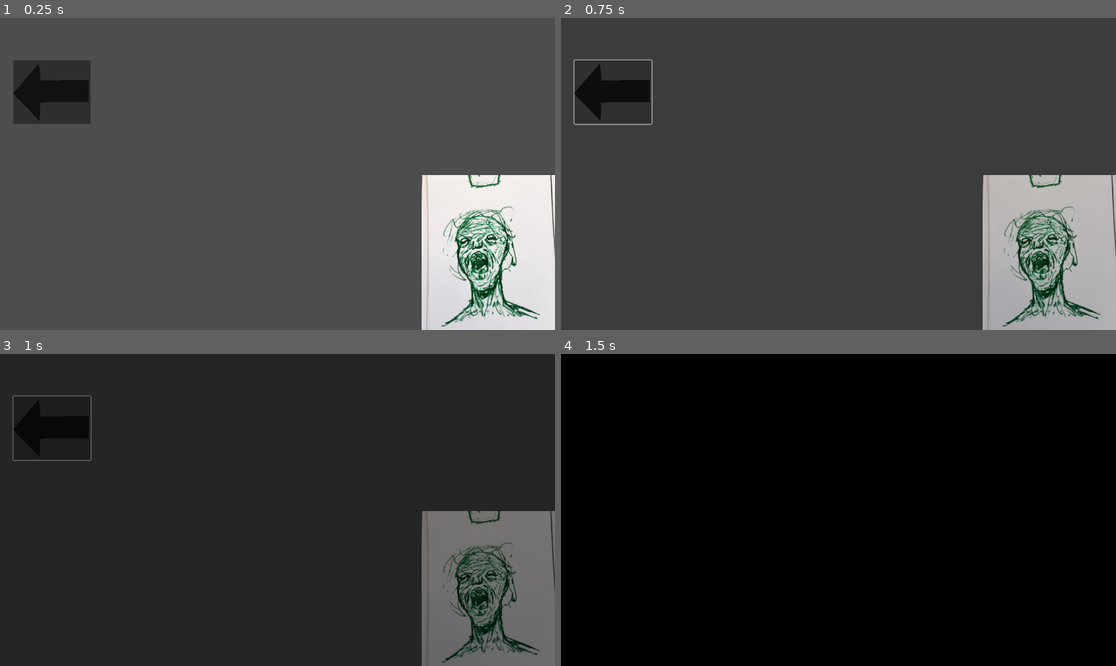
Above: before the commit, frames 1-4 (two rows, left to right).
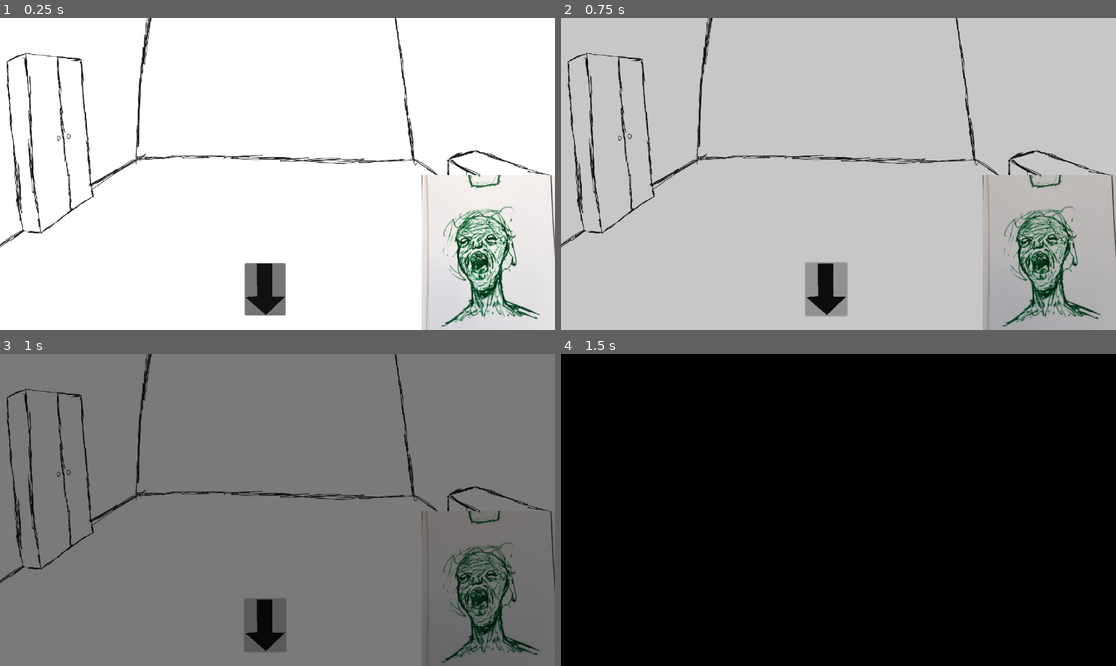
Above: after the commit, the same moments.

Repository: OblivionGoose/ela-project
Game: Godot game, scene res://scenes/Room Scenes/Basement_room.tscn
Two runs of this game, one before a commit and one after it. Both use one fixed random seed, a clock stepped at 60 frames per second and the inputs below. This scene is started directly instead of the project's main scene.
Inputs (mouse positions are in pixels of both pictures, inside the frame that each line leads up to; where the layout moved, square brackets give the same spot in the first picture):
- Up to frame 1 (0.25 s): no input
- Up to frame 2 (0.75 s): click (827, 289) [610, 92] at 0.5 s
- Up to frame 3 (1 s): no input
- Up to frame 4 (1.5 s): tap Enter (ui_accept) at 1.25 s; hold Right (ui_right) from 1.28 s (still down)

The runs differ from the first frame. In frame 1, 88% of the frame differs, in the area x 0-100%, y 0-100%; in frame 2, 87%; in frame 3, 87%; in frame 4, nothing differs.
Error in both runs: Invalid call. Nonexistent function 'change_2d_scene' in base 'Nil'. (res://scripts/room)

Commit message:
added room sketches

Diff:
--- /dev/null
+++ b/scenes/Monsters/imp.gd
@@ -0,0 +1,12 @@
+extends Node2D
+
+var Monster_room: String
+# Called when the node enters the scene tree for the first time.
+func _ready() -> void:
+	globals.monsters == "Imp"
+
+
+
+# Called every frame. 'delta' is the elapsed time since the previous frame.
+func _process(delta: float) -> void:
+	pass
--- /dev/null
+++ b/scenes/Monsters/imp.tscn
@@ -0,0 +1,12 @@
+[gd_scene load_steps=3 format=3 uid="uid://bho06v3vva4uv"]
+
+[ext_resource type="Script" uid="uid://bwc3stssvlt7f" path="res://scenes/Monsters/imp.gd" id="1_y1f68"]
+[ext_resource type="Texture2D" uid="uid://bynrsldawkssd" path="res://Assets/sprites/monster sprites/ImpTemplate.jpg" id="2_lo7os"]
+
+[node name="Imp" type="Node2D"]
+script = ExtResource("1_y1f68")
+
+[node name="Study_window1" type="Sprite2D" parent="."]
+position = Vector2(222, 364)
+scale = Vector2(0.22679967, 0.22851563)
+texture = ExtResource("2_lo7os")
--- a/scenes/Room Scenes/Basement_room.tscn
+++ b/scenes/Room Scenes/Basement_room.tscn
@@ -1,29 +1,29 @@
-[gd_scene load_steps=3 format=3 uid="uid://cidw2tfy67nga"]
+[gd_scene load_steps=4 format=3 uid="uid://cidw2tfy67nga"]
 
 [ext_resource type="Script" uid="uid://dv0yjvs6xjuqn" path="res://scripts/room scripts/basement_room.gd" id="1_g4fyu"]
-[ext_resource type="Texture2D" uid="uid://bynrsldawkssd" path="res://Assets/sprites/ImpTemplate.jpg" id="2_g0q8o"]
+[ext_resource type="Texture2D" uid="uid://bynrsldawkssd" path="res://Assets/sprites/monster sprites/ImpTemplate.jpg" id="2_g0q8o"]
+[ext_resource type="Texture2D" uid="uid://lt7ykrpvq6h0" path="res://Assets/sprites/room sprites/2137902301756913125.png" id="3_g5lb6"]
 
 [node name="Basement_room" type="Node2D"]
 script = ExtResource("1_g4fyu")
 
 [node name="Button" type="Button" parent="."]
-offset_left = 28.0
-offset_top = 88.0
-offset_right = 188.0
-offset_bottom = 220.0
+offset_left = 508.0
+offset_top = 509.0
+offset_right = 593.0
+offset_bottom = 618.0
 
-[node name="Arrow" type="Polygon2D" parent="Button"]
-position = Vector2(104, 10.000008)
-scale = Vector2(1.5733694, 1.3625)
+[node name="Arrow2" type="Polygon2D" parent="Button"]
+position = Vector2(64.58267, 18.269733)
+scale = Vector2(0.9325227, 1.0714061)
 color = Color(0.07, 0.07, 0.07, 1)
-polygon = PackedVector2Array(-66.8687, 43.01348, -31.732822, 84.89988, -30.823536, 56.896782, 33.17613, 56.689453, 33.065983, 22.689629, -30.432064, 23.395338, -32.516285, -2.5980453, -66.8687, 43.01348)
+polygon = PackedVector2Array(-22.25, 83.75, 19.75, 48.75, -8.25, 47.75, -8.25, -16.25, -42.25, -16.25, -41.75, 47.25, -67.75, 49.25, -22.25, 83.75)
 uv = PackedVector2Array(-22.25, 83.75, 24.25, 59.25, -4.75, 55.75, -6.75, -15.25, -42.25, -16.25, -41.75, 46.25, -67.75, 52.75, -29.25, 83.75)
 
 [node name="Timer" type="Timer" parent="."]
 wait_time = 0.5
 
 [node name="Sprite2D" type="Sprite2D" parent="."]
-z_index = -1
 position = Vector2(1016, 570.00006)
 scale = Vector2(0.2441457, 0.23828125)
 texture = ExtResource("2_g0q8o")
@@ -36,3 +36,9 @@
 color = Color(0, 0, 0, 1)
 polygon = PackedVector2Array(-206, -36.75, 183.5, -38.75, 185.5, 155.75, -202.5, 157.25)
 uv = PackedVector2Array(-206, -36.75, 183.5, -38.75, 185.5, 155.75, -202.5, 157.25)
+
+[node name="Sprite" type="Sprite2D" parent="."]
+z_index = -1
+position = Vector2(577.5, 324)
+scale = Vector2(0.6182292, 0.6296296)
+texture = ExtResource("3_g5lb6")
--- a/scenes/Room Scenes/Study_room.tscn
+++ b/scenes/Room Scenes/Study_room.tscn
@@ -1,40 +1,41 @@
-[gd_scene load_steps=2 format=3 uid="uid://cesysrn7m5neh"]
+[gd_scene load_steps=3 format=3 uid="uid://cesysrn7m5neh"]
 
 [ext_resource type="Script" uid="uid://bk0nncip3agcd" path="res://scripts/room scripts/study_room.gd" id="1_pjvpb"]
+[ext_resource type="Texture2D" uid="uid://060y0qe2ujev" path="res://Assets/sprites/room sprites/9213291754743812997.png" id="2_8sgvt"]
 
 [node name="Study_room" type="Node2D"]
 script = ExtResource("1_pjvpb")
 
+[node name="Sprite" type="Sprite2D" parent="."]
+z_index = -1
+position = Vector2(575.75, 323.25)
+scale = Vector2(0.61901045, 0.6328703)
+texture = ExtResource("2_8sgvt")
+
 [node name="Button" type="Button" parent="."]
-offset_left = 28.0
-offset_top = 88.0
-offset_right = 188.0
-offset_bottom = 220.0
-
-[node name="Arrow" type="Polygon2D" parent="Button"]
-position = Vector2(104, 10.000008)
-scale = Vector2(1.5733694, 1.3625)
-color = Color(0.07, 0.07, 0.07, 1)
-polygon = PackedVector2Array(-66.8687, 43.01348, -31.732822, 84.89988, -30.823536, 56.896782, 33.17613, 56.689453, 33.065983, 22.689629, -30.432064, 23.395338, -32.516285, -2.5980453, -66.8687, 43.01348)
-uv = PackedVector2Array(-22.25, 83.75, 24.25, 59.25, -4.75, 55.75, -6.75, -15.25, -42.25, -16.25, -41.75, 46.25, -67.75, 52.75, -29.25, 83.75)
+offset_left = 89.0
+offset_top = 95.0
+offset_right = 228.0
+offset_bottom = 597.0
 
 [node name="Button2" type="Button" parent="."]
-offset_left = 34.0
-offset_top = 427.0
-offset_right = 192.0
-offset_bottom = 546.0
+offset_left = 494.0
+offset_top = 527.0
+offset_right = 567.0
+offset_bottom = 623.0
 
 [node name="Arrow" type="Polygon2D" parent="Button2"]
-position = Vector2(108, 4)
-scale = Vector2(1.5733694, 1.3625)
+position = Vector2(57.6141, 16.319733)
+scale = Vector2(0.8296656, 0.9514061)
 color = Color(0.07, 0.07, 0.07, 1)
-polygon = PackedVector2Array(-66.89978, 42.18144, -32.585545, 84.743546, -31.131577, 56.763443, 32.860004, 57.801388, 33.41142, 23.805855, -30.08834, 23.275955, -31.666414, -2.753067, -66.89978, 42.18144)
+polygon = PackedVector2Array(-22.25, 83.75, 19.75, 48.75, -8.25, 47.75, -8.25, -16.25, -42.25, -16.25, -41.75, 47.25, -67.75, 49.25, -22.25, 83.75)
 uv = PackedVector2Array(-22.25, 83.75, 24.25, 59.25, -4.75, 55.75, -6.75, -15.25, -42.25, -16.25, -41.75, 46.25, -67.75, 52.75, -29.25, 83.75)
 
 [node name="Timer" type="Timer" parent="."]
 wait_time = 0.5
 
 [node name="BlackTransition" type="Polygon2D" parent="."]
+visible = false
 modulate = Color(1, 1, 1, 0)
 z_index = 1
 position = Vector2(654.30646, 78.781876)
--- a/scenes/Room Scenes/foyer_room.tscn
+++ b/scenes/Room Scenes/foyer_room.tscn
@@ -1,6 +1,7 @@
-[gd_scene load_steps=2 format=3 uid="uid://ddp40j6fm5vaa"]
+[gd_scene load_steps=3 format=3 uid="uid://ddp40j6fm5vaa"]
 
 [ext_resource type="Script" uid="uid://daea6og5butw7" path="res://scripts/room scripts/foyer_room.gd" id="1_fttmg"]
+[ext_resource type="Texture2D" uid="uid://h6yhbca3ch30" path="res://Assets/sprites/room sprites/3408655402893095409.png" id="2_i7qp1"]
 
 [node name="Foyer_Room" type="Node2D"]
 script = ExtResource("1_fttmg")
@@ -8,40 +9,40 @@
 [node name="AudioStreamPlayer" type="AudioStreamPlayer" parent="."]
 
 [node name="Button" type="Button" parent="."]
-offset_left = 817.0
-offset_top = 473.0
-offset_right = 956.0
-offset_bottom = 610.0
+offset_left = 786.0
+offset_top = 512.0
+offset_right = 860.0
+offset_bottom = 609.0
 
 [node name="Arrow" type="Polygon2D" parent="Button"]
-position = Vector2(108.00003, 23.000008)
-scale = Vector2(1.5733694, 1.3625)
+position = Vector2(57.6141, 16.319733)
+scale = Vector2(0.8296656, 0.9514061)
 color = Color(0.07, 0.07, 0.07, 1)
 polygon = PackedVector2Array(-22.25, 83.75, 19.75, 48.75, -8.25, 47.75, -8.25, -16.25, -42.25, -16.25, -41.75, 47.25, -67.75, 49.25, -22.25, 83.75)
 uv = PackedVector2Array(-22.25, 83.75, 24.25, 59.25, -4.75, 55.75, -6.75, -15.25, -42.25, -16.25, -41.75, 46.25, -67.75, 52.75, -29.25, 83.75)
 
 [node name="Button2" type="Button" parent="."]
-offset_left = 50.0
-offset_top = 110.0
-offset_right = 208.0
-offset_bottom = 229.0
+offset_left = 61.0
+offset_top = 405.0
+offset_right = 174.0
+offset_bottom = 478.0
 
 [node name="Arrow" type="Polygon2D" parent="Button2"]
-position = Vector2(106, 5.0000076)
-scale = Vector2(1.5733694, 1.3625)
+position = Vector2(74.343506, 3.5266418)
+scale = Vector2(1.1001285, 0.8193828)
 color = Color(0.07, 0.07, 0.07, 1)
 polygon = PackedVector2Array(-66.892975, 42.406395, -32.355354, 84.78744, -31.048567, 56.800076, 32.94759, 57.501442, 33.32019, 23.50348, -30.181475, 23.307566, -31.896425, -2.7127953, -66.892975, 42.406395)
 uv = PackedVector2Array(-22.25, 83.75, 24.25, 59.25, -4.75, 55.75, -6.75, -15.25, -42.25, -16.25, -41.75, 46.25, -67.75, 52.75, -29.25, 83.75)
 
 [node name="Button3" type="Button" parent="."]
-offset_left = 916.0
-offset_top = 112.0
-offset_right = 1072.0
-offset_bottom = 228.0
+offset_left = 979.0
+offset_top = 322.0
+offset_right = 1103.0
+offset_bottom = 409.0
 
 [node name="Arrow" type="Polygon2D" parent="Button3"]
-position = Vector2(128.00003, 3.0000076)
-scale = Vector2(1.5733694, 1.3625)
+position = Vector2(102.11657, 1.8266132)
+scale = Vector2(1.2292333, 0.97146374)
 color = Color(0.07, 0.07, 0.07, 1)
 polygon = PackedVector2Array(18.616074, 38.93147, -16.573723, -2.9096375, -17.446943, 25.094603, -81.44629, 25.384361, -81.29235, 59.38401, -17.795267, 58.59652, -15.677573, 84.587204, 18.616074, 38.93147)
 uv = PackedVector2Array(-22.25, 83.75, 24.25, 59.25, -4.75, 55.75, -6.75, -15.25, -42.25, -16.25, -41.75, 46.25, -67.75, 52.75, -29.25, 83.75)
@@ -50,6 +51,7 @@
 wait_time = 0.5
 
 [node name="BlackTransition" type="Polygon2D" parent="."]
+visible = false
 modulate = Color(1, 1, 1, 0)
 z_index = 1
 position = Vector2(654.30646, 78.781876)
@@ -57,3 +59,9 @@
 color = Color(0, 0, 0, 1)
 polygon = PackedVector2Array(-206, -36.75, 183.5, -38.75, 185.5, 155.75, -202.5, 157.25)
 uv = PackedVector2Array(-206, -36.75, 183.5, -38.75, 185.5, 155.75, -202.5, 157.25)
+
+[node name="Sprite2D" type="Sprite2D" parent="."]
+z_index = -1
+position = Vector2(575, 323.00006)
+scale = Vector2(0.61249995, 0.62777776)
+texture = ExtResource("2_i7qp1")
--- a/scenes/Room Scenes/kitchen_room.tscn
+++ b/scenes/Room Scenes/kitchen_room.tscn
@@ -1,19 +1,20 @@
-[gd_scene load_steps=2 format=3 uid="uid://mx4kiw5xhn1"]
+[gd_scene load_steps=3 format=3 uid="uid://mx4kiw5xhn1"]
 
 [ext_resource type="Script" uid="uid://dbterxsgbfoam" path="res://scripts/room scripts/kitchen_room.gd" id="1_6co04"]
+[ext_resource type="Texture2D" uid="uid://bhm0gkx7vulg5" path="res://Assets/sprites/room sprites/4006984822349857865.png" id="2_0ub8o"]
 
 [node name="Kitchen_room" type="Node2D"]
 script = ExtResource("1_6co04")
 
 [node name="Button" type="Button" parent="."]
-offset_left = 559.0
-offset_top = 473.0
-offset_right = 698.0
-offset_bottom = 610.0
+offset_left = 502.0
+offset_top = 540.0
+offset_right = 580.0
+offset_bottom = 633.0
 
 [node name="Arrow" type="Polygon2D" parent="Button"]
-position = Vector2(108.00003, 23.000008)
-scale = Vector2(1.5733694, 1.3625)
+position = Vector2(59.936928, 15.669724)
+scale = Vector2(0.8639509, 0.9114057)
 color = Color(0.07, 0.07, 0.07, 1)
 polygon = PackedVector2Array(-22.25, 83.75, 19.75, 48.75, -8.25, 47.75, -8.25, -16.25, -42.25, -16.25, -41.75, 47.25, -67.75, 49.25, -22.25, 83.75)
 uv = PackedVector2Array(-22.25, 83.75, 24.25, 59.25, -4.75, 55.75, -6.75, -15.25, -42.25, -16.25, -41.75, 46.25, -67.75, 52.75, -29.25, 83.75)
@@ -29,3 +30,9 @@
 color = Color(0, 0, 0, 1)
 polygon = PackedVector2Array(-206, -36.75, 183.5, -38.75, 185.5, 155.75, -202.5, 157.25)
 uv = PackedVector2Array(-206, -36.75, 183.5, -38.75, 185.5, 155.75, -202.5, 157.25)
+
+[node name="Sprite2D" type="Sprite2D" parent="."]
+z_index = -1
+position = Vector2(578.5, 324.50003)
+scale = Vector2(0.61614585, 0.6231481)
+texture = ExtResource("2_0ub8o")
--- a/scenes/Room Scenes/living_room.tscn
+++ b/scenes/Room Scenes/living_room.tscn
@@ -1,32 +1,39 @@
-[gd_scene load_steps=2 format=3 uid="uid://dvxmkxaxbo3ce"]
+[gd_scene load_steps=3 format=3 uid="uid://dvxmkxaxbo3ce"]
 
 [ext_resource type="Script" uid="uid://bn4s7grhvui3i" path="res://scripts/room scripts/living_room.gd" id="1_xal5j"]
+[ext_resource type="Texture2D" uid="uid://daauqwlh52bll" path="res://Assets/sprites/room sprites/4520036754110369031.png" id="2_b1p5m"]
 
 [node name="living room" type="Node2D"]
 script = ExtResource("1_xal5j")
 
+[node name="Sprite2D" type="Sprite2D" parent="."]
+z_index = -1
+position = Vector2(577.99994, 324.5)
+scale = Vector2(0.621875, 0.6342592)
+texture = ExtResource("2_b1p5m")
+
 [node name="Button" type="Button" parent="."]
-offset_left = 916.0
-offset_top = 112.0
-offset_right = 1072.0
-offset_bottom = 228.0
+offset_left = 1022.0
+offset_top = 230.0
+offset_right = 1126.0
+offset_bottom = 290.0
 
 [node name="Arrow" type="Polygon2D" parent="Button"]
-position = Vector2(128.00003, 3.0000076)
-scale = Vector2(1.5733694, 1.3625)
+position = Vector2(83.81043, 1.0296943)
+scale = Vector2(1.0308081, 0.685332)
 color = Color(0.07, 0.07, 0.07, 1)
 polygon = PackedVector2Array(18.616074, 38.93147, -16.573723, -2.9096375, -17.446943, 25.094603, -81.44629, 25.384361, -81.29235, 59.38401, -17.795267, 58.59652, -15.677573, 84.587204, 18.616074, 38.93147)
 uv = PackedVector2Array(-22.25, 83.75, 24.25, 59.25, -4.75, 55.75, -6.75, -15.25, -42.25, -16.25, -41.75, 46.25, -67.75, 52.75, -29.25, 83.75)
 
 [node name="Button2" type="Button" parent="."]
-offset_left = 511.0
-offset_top = 465.0
-offset_right = 650.0
-offset_bottom = 602.0
+offset_left = 538.0
+offset_top = 518.0
+offset_right = 600.0
+offset_bottom = 607.0
 
 [node name="Arrow" type="Polygon2D" parent="Button2"]
-position = Vector2(108.00003, 23.000008)
-scale = Vector2(1.5733694, 1.3625)
+position = Vector2(49.09694, 15.019735)
+scale = Vector2(0.70395106, 0.87140644)
 color = Color(0.07, 0.07, 0.07, 1)
 polygon = PackedVector2Array(-22.25, 83.75, 19.75, 48.75, -8.25, 47.75, -8.25, -16.25, -42.25, -16.25, -41.75, 47.25, -67.75, 49.25, -22.25, 83.75)
 uv = PackedVector2Array(-22.25, 83.75, 24.25, 59.25, -4.75, 55.75, -6.75, -15.25, -42.25, -16.25, -41.75, 46.25, -67.75, 52.75, -29.25, 83.75)
@@ -35,6 +42,7 @@
 wait_time = 0.5
 
 [node name="BlackTransition" type="Polygon2D" parent="."]
+visible = false
 modulate = Color(1, 1, 1, 0)
 z_index = 1
 position = Vector2(654.30646, 78.781876)
--- a/scripts/singletons/globals.gd
+++ b/scripts/singletons/globals.gd
@@ -7,3 +7,4 @@
 var day: int = 1 # set first day
 var is_night: bool = false # set day time
 var time_of_day: String = "Day 1"
+var monsters: String
Renamed: Assets/sprites/ImpTemplate.jpg -> Assets/sprites/monster sprites/ImpTemplate.jpg
Not shown, added: Assets/sprites/monster sprites/ImpTemplate.jpg.import
Binary file added: Assets/sprites/room sprites/2137902301756913125.png
Not shown, added: Assets/sprites/room sprites/2137902301756913125.png.import
Binary file added: Assets/sprites/room sprites/3408655402893095409.png
Not shown, added: Assets/sprites/room sprites/3408655402893095409.png.import
Binary file added: Assets/sprites/room sprites/4006984822349857865.png
Not shown, added: Assets/sprites/room sprites/4006984822349857865.png.import
Binary file added: Assets/sprites/room sprites/4520036754110369031.png
Not shown, added: Assets/sprites/room sprites/4520036754110369031.png.import
Binary file added: Assets/sprites/room sprites/9213291754743812997.png
Not shown, changed: Assets/sprites/room sprites/9213291754743812997.png.import
(and 1 more such lines)
